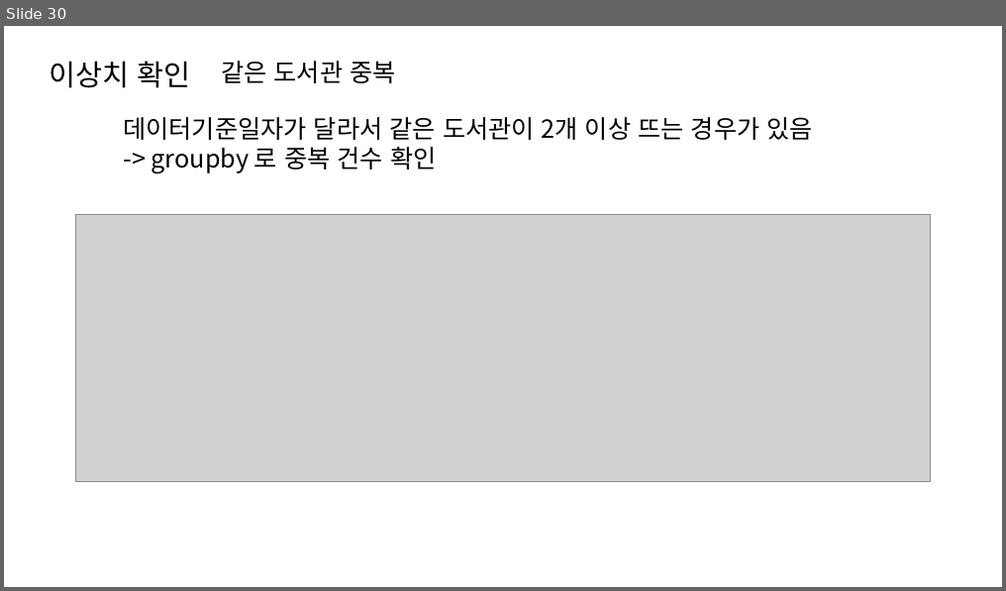
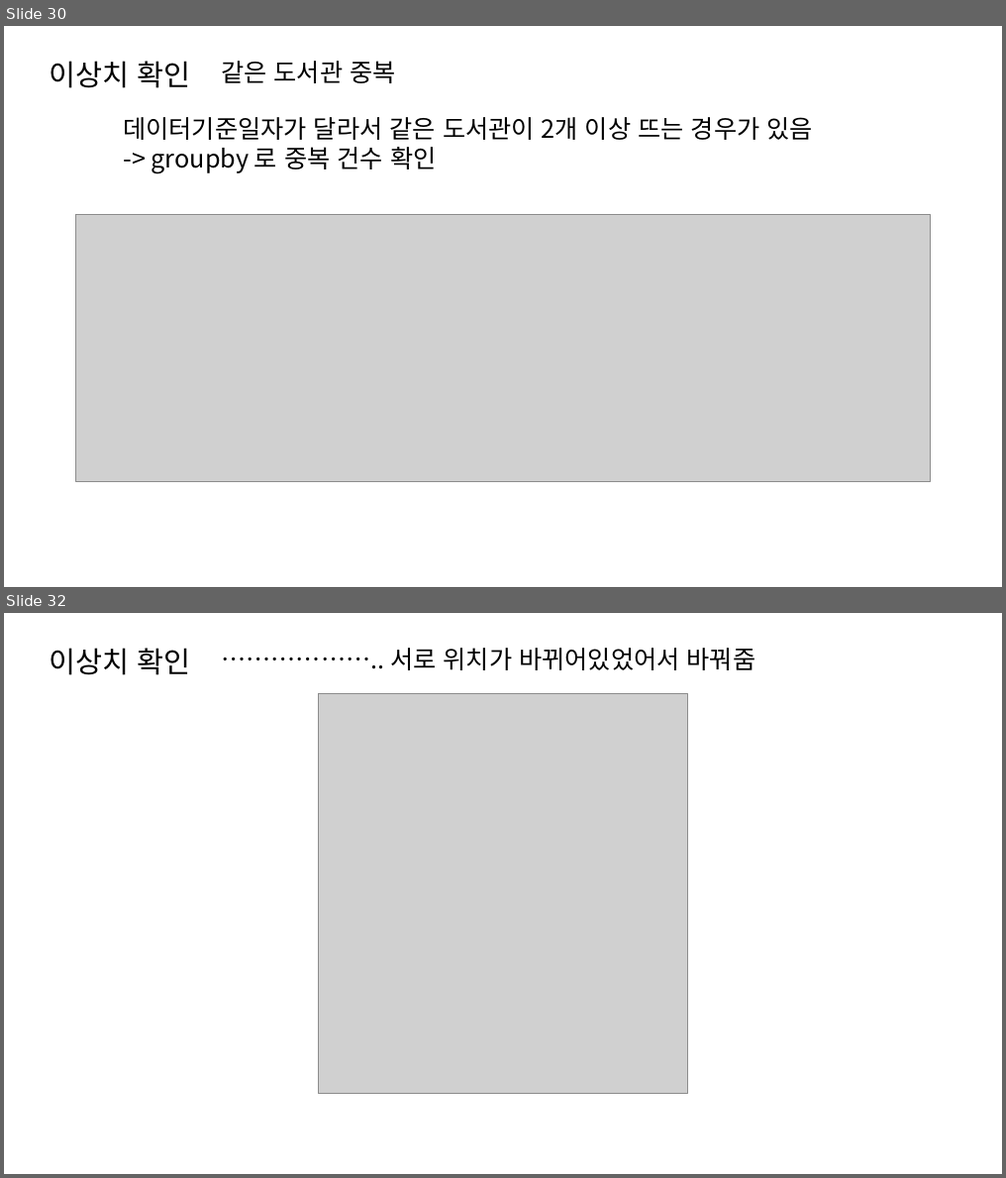
Before and after one commit to dev-hw/SeSAC-live_map, a slide deck: 230810.pptx. Shown one above the other, each under a label of ours: slide 30 before the commit, slides 30 and 32 after it; the slides between them are not shown. The pictures are 1006x591 and 1006x1178 pixels, drawn with LibreOffice and Linux fonts; fonts in the diff are those of the drawing; grey boxes stand for pictures. Boxes give left, top, right and bottom in pixels: in the first picture for what was removed or moved away, otherwise in the second. Text is boxed around its words. In the diff, an @@ line names an element or a change of style, - is before the commit and + after.

```diff
--- a/230810.pptx
+++ b/230810.pptx
@@ slide 32 added at box(4, 613, 1002, 1174), background #FFFFFF @@
@@ text added at box(49, 648, 190, 675), 28 pt, text #000000 @@
+이상치 확인
@@ text added at box(390, 648, 756, 670), 24 pt, text #000000 @@
+……………….. 서로 위치가 바뀌어있었어서 바꿔줌
@@ picture added at box(319, 693, 688, 1093) @@
```
Also in this commit, not shown: 1 slide changed, 6 other slides added.
